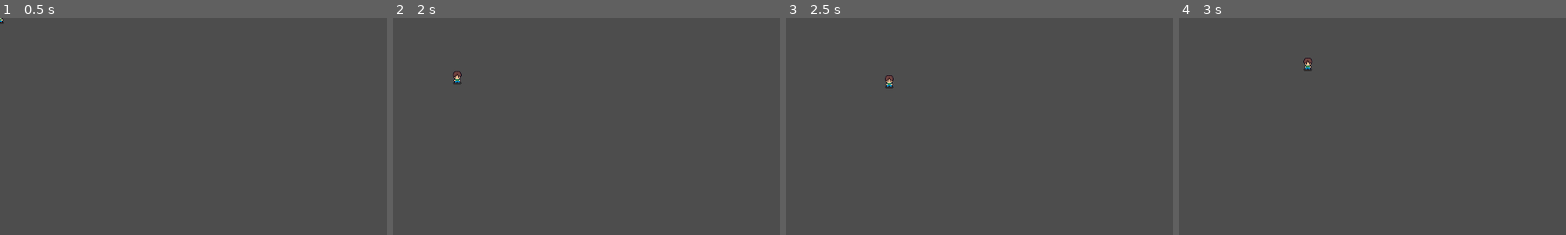
Above: before the commit, frames 1-4 (left to right).
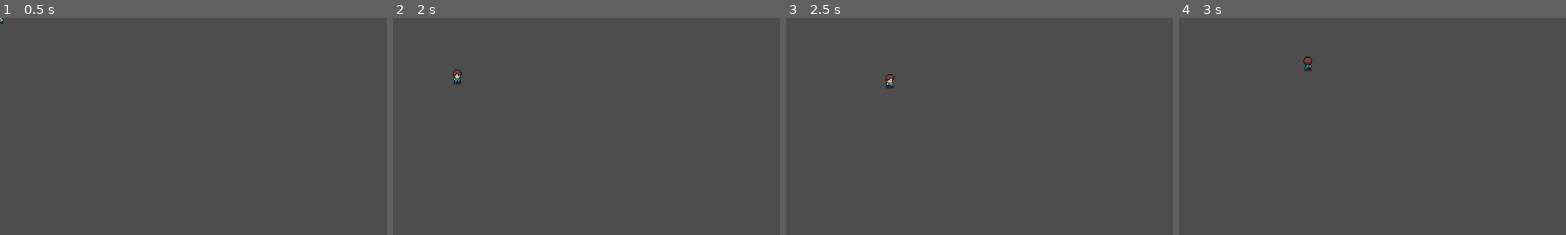
Above: after the commit, the same moments.

Repository: JanethSacari/Project_SwordFantasy
Game: Godot game, scene res://character/character.tscn
Two runs of this game, one before a commit and one after it. Both use one fixed random seed, a clock stepped at 60 frames per second and the inputs below. Before the commit the project has no main scene; this scene is started directly in both runs.
Inputs:
- Up to frame 1 (0.5 s): no input
- Up to frame 2 (2 s): tap Enter at 0.5 s; hold D (move_right) 0.53-1.28 s; tap Space at 1.25 s; hold S (move_down) from 1.28 s (still down)
- Up to frame 3 (2.5 s): tap Enter at 2 s; release S (move_down) at 2.03 s; hold D (move_right) from 2.03 s (still down)
- Up to frame 4 (3 s): release D (move_right) at 2.78 s; hold Up (move_up) from 2.78 s (still down)
The pictures show only the part of the screen within x 0-50%, y 0-50%; the shares and areas given below are measured in that part.

Frame 1 is identical in both runs. In frame 2, less than 0.1% of the frame differs, in the area x 15-18%, y 23-30%; in frame 3, less than 0.1%; in frame 4, less than 0.1%.

Commit message:
Project Sword Fantasy - Animation coded

Diff:
--- a/sword-fantasy/character/character.gd
+++ b/sword-fantasy/character/character.gd
@@ -11,6 +11,7 @@
 	move_and_slide()
 
 	_animation_suffix = _char_suffix()
+	_animation()
 	print(_animation_suffix)
 
 func _char_suffix() -> String:
@@ -29,3 +30,10 @@
 		return "_down"
 
 	return "_animation_suffix"
+
+func _animation() -> void:
+	if velocity:
+		_character_animation.play("walking" + _animation_suffix)
+		return
+
+	_character_animation.play("look" + _animation_suffix)
--- a/sword-fantasy/project.godot
+++ b/sword-fantasy/project.godot
@@ -11,6 +11,7 @@
 [application]
 
 config/name="Sword Fantasy"
+run/main_scene="res://character/character.tscn"
 config/features=PackedStringArray("4.3", "GL Compatibility")
 config/icon="res://icon.svg"
 
